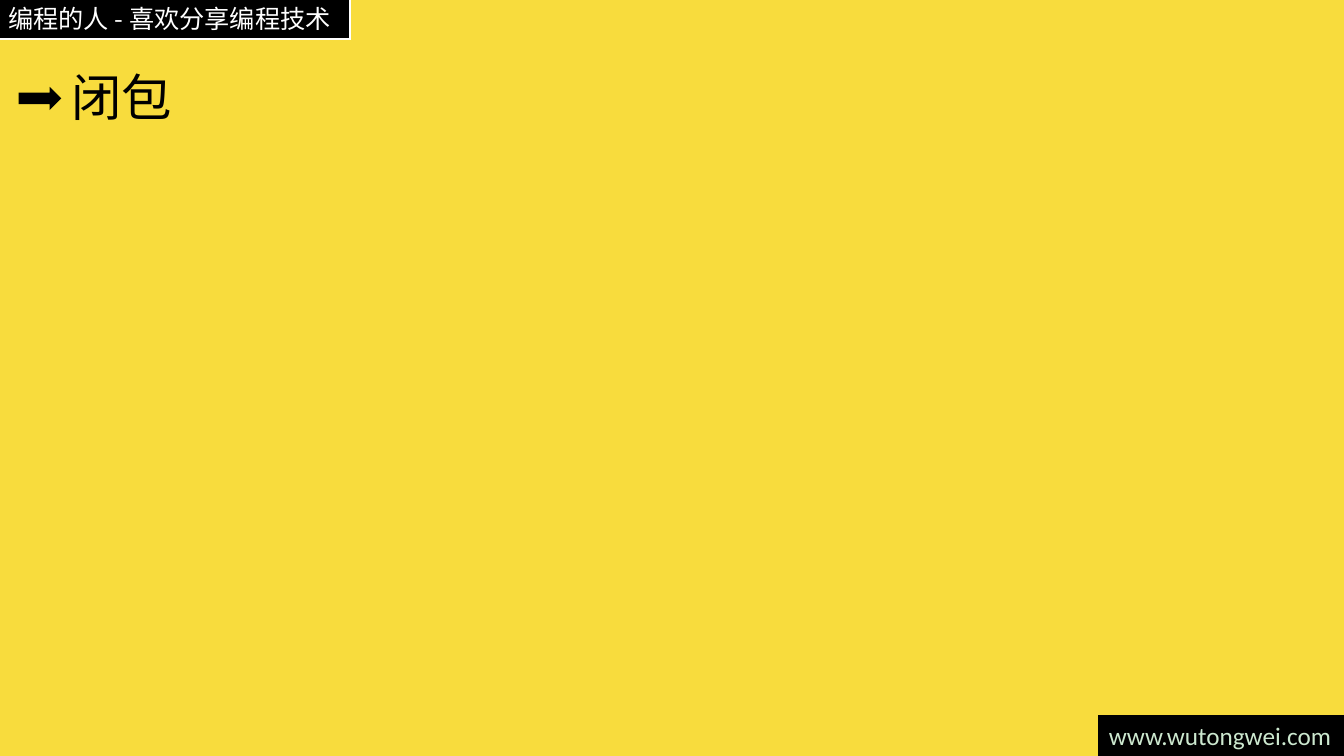
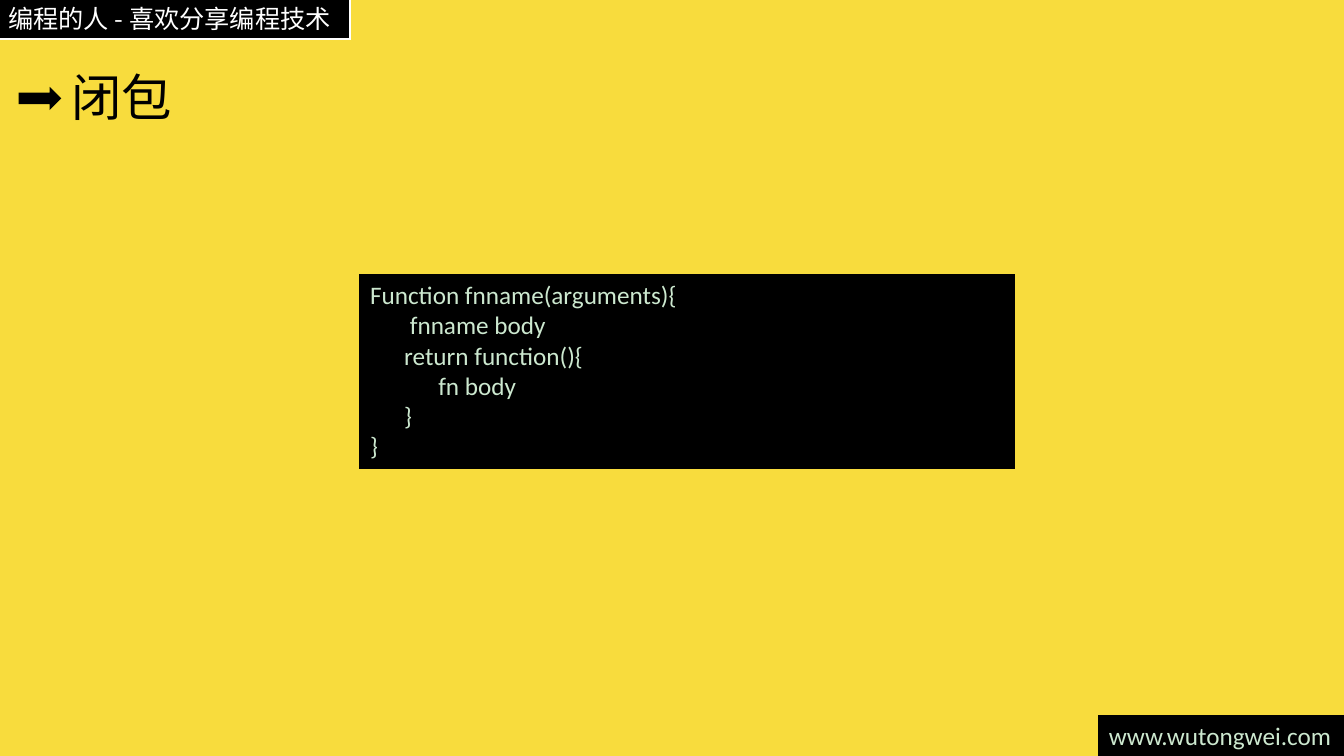
Before and after one commit to willculture/training, a slide deck: slide 34 of ppt/front-end/Javascript.pptx (slide 13 before the commit). Drawn at 1344x756 pixels with LibreOffice and Linux fonts; fonts in the diff are those of the drawing. Boxes give left, top, right and bottom in pixels: in the first picture for what was removed or moved away, otherwise in the second. Text is boxed around its words. In the diff, an @@ line names an element or a change of style, - is before the commit and + after.

```diff
--- a/ppt/front-end/Javascript.pptx
+++ b/ppt/front-end/Javascript.pptx
@@ rectangle added at <box>360,274,1014,468</box>, fill #000000, outline #000000 1 pt, 18 pt, text #CCE8CF @@
+Function fnname(arguments){
+fnname body
+return function(){
+fn body
+}
+}
```
Also in this commit, not shown: 7 other slides changed, 28 slides added, 5 slides removed, 2 other files.
